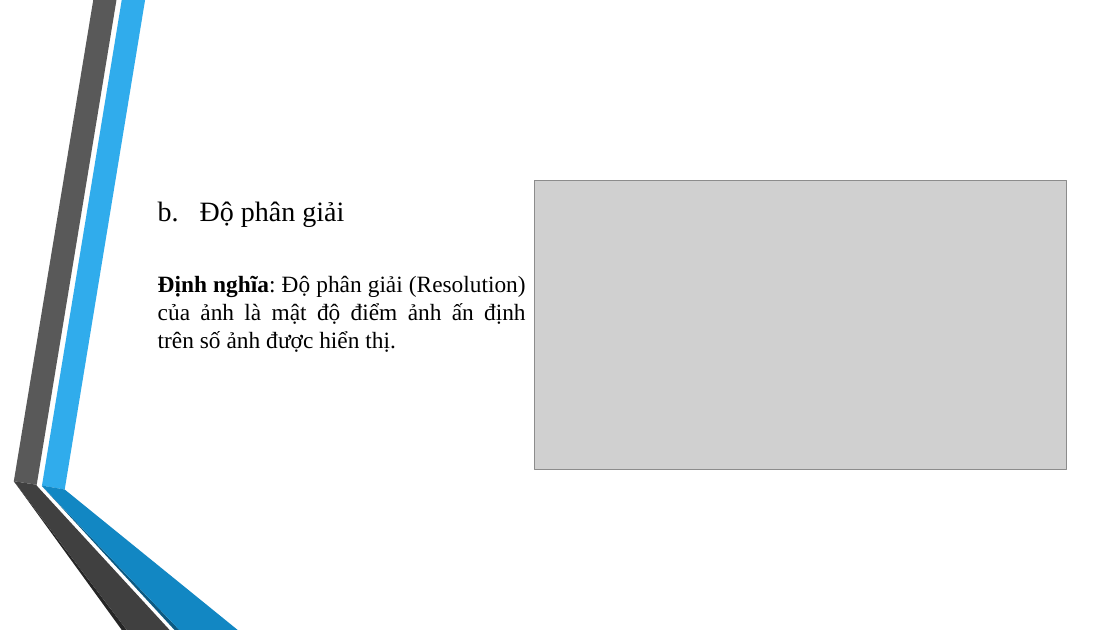
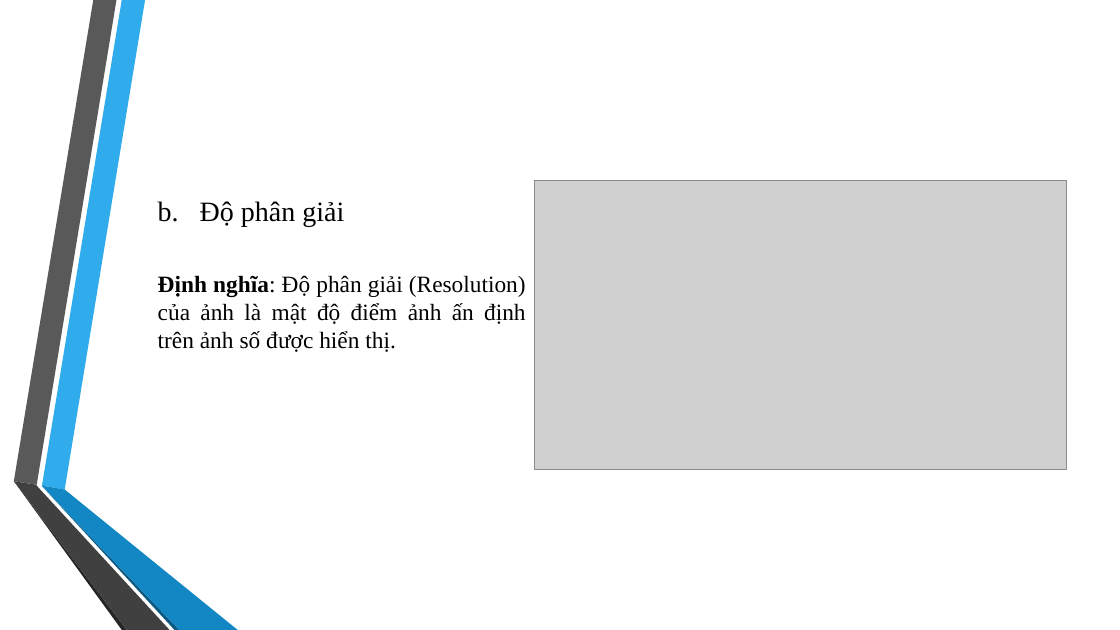
Before and after one commit to khactoan/Face-recognition-tool, a slide deck: slide 4 of Sun seminar/Bieu dien thua.pptx. Drawn at 1120x630 pixels with LibreOffice and Linux fonts; fonts in the diff are those of the drawing; grey boxes stand for pictures; background and template pictures are left out. Boxes give left, top, right and bottom in pixels: in the first picture for what was removed or moved away, otherwise in the second. Text is boxed around its words. In the diff, an @@ line names an element or a change of style, - is before the commit and + after.

Commit message:
edit slide

```diff
--- a/Sun seminar/Bieu dien thua.pptx
+++ b/Sun seminar/Bieu dien thua.pptx
@@ text at box(158, 275, 526, 352): text changed @@
-Định nghĩa: Độ phân giải (Resolution) của ảnh là mật độ điểm ảnh ấn định trên số ảnh được hiển thị.
+Định nghĩa: Độ phân giải (Resolution) của ảnh là mật độ điểm ảnh ấn định trên ảnh số được hiển thị.
```
Also in this commit, not shown: 1 other slide changed.
